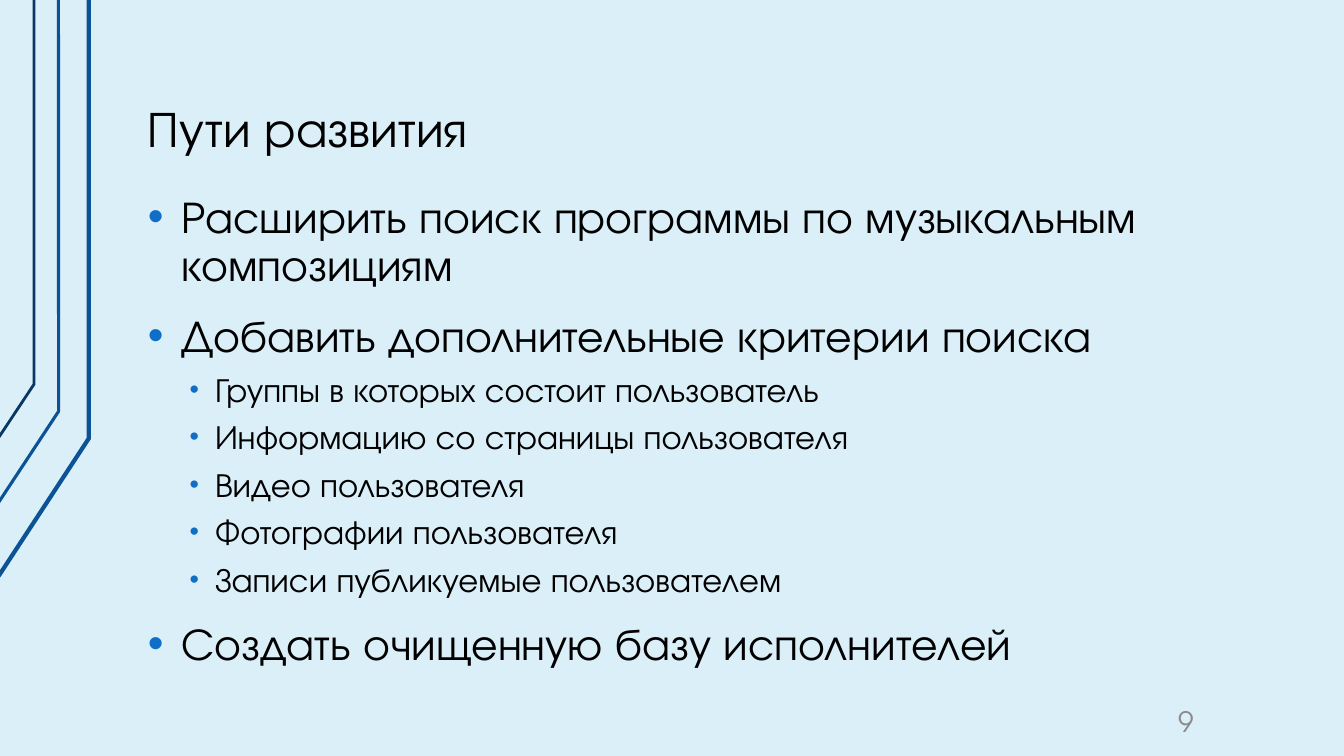
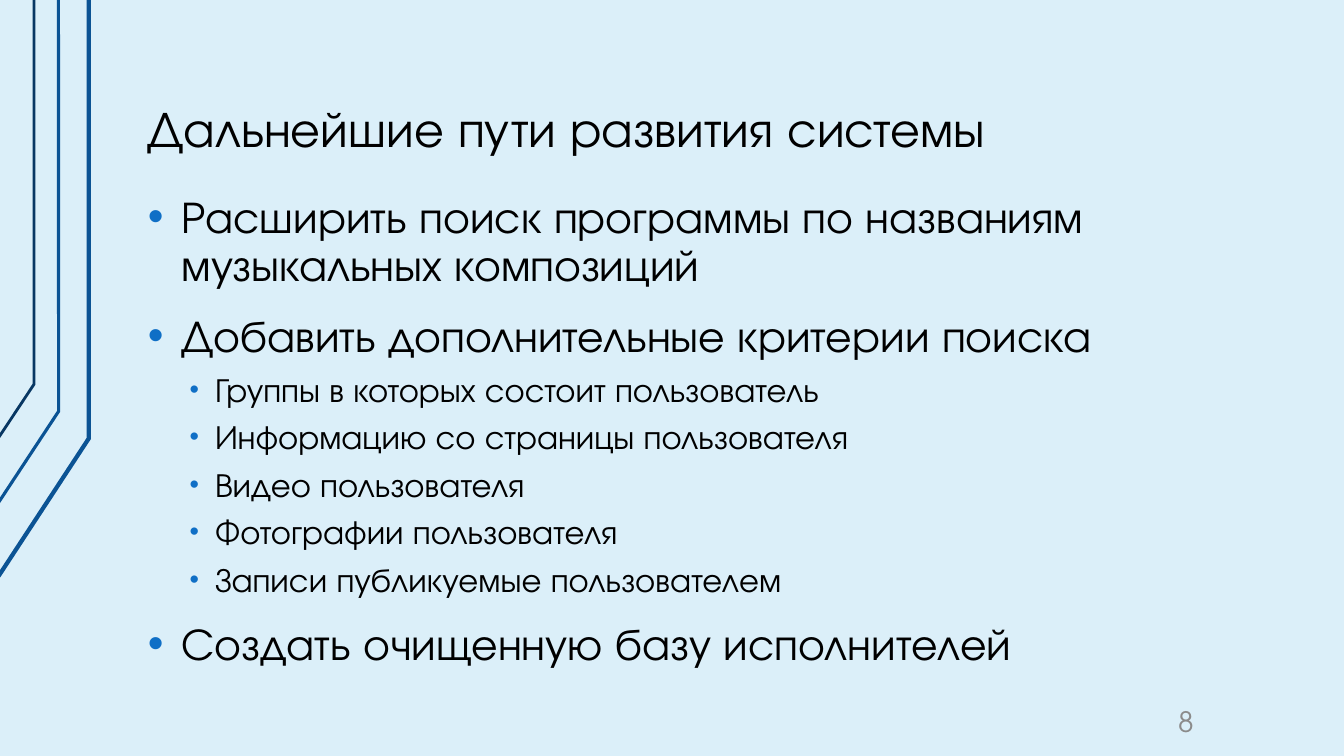
Before and after one commit to Zahar4506/PycharmProjects, a slide deck: slide 8 of pythonParser/Захаров 1541б Предзащита.pptx (slide 9 before the commit). Drawn at 1344x756 pixels with LibreOffice and Linux fonts; fonts in the diff are those of the drawing. Boxes give left, top, right and bottom in pixels: in the first picture for what was removed or moved away, otherwise in the second. Text is boxed around its words. In the diff, an @@ line names an element or a change of style, - is before the commit and + after.

```diff
--- a/pythonParser/Захаров 1541б Предзащита.pptx
+++ b/pythonParser/Захаров 1541б Предзащита.pptx
@@ title at <box>148,113,985,156</box>: text changed @@
-Пути развития
+Дальнейшие пути развития системы
@@ text at <box>181,202,1084,289</box>: text changed @@
-• Расширить поиск программы по музыкальным композициям
+• Расширить поиск программы по названиям музыкальных композиций
@@ page number at <box>1178,711,1194,732</box>: text changed @@
-9
+8
```
Also in this commit, not shown: 5 other slides changed, 2 slides added, 2 slides removed.
